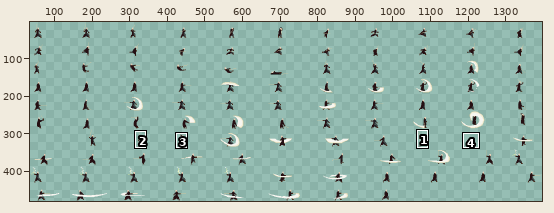
Two states of a sprite sheet, GameData/Sprites/playerSpritesheet.png. The first picture is a wide view before the edit; the outline marks the close-up.
Close-up. Old version:
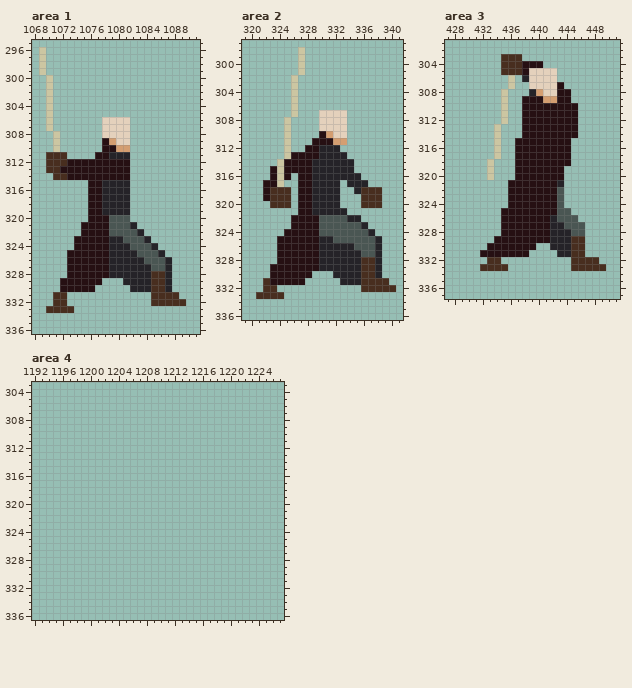
The file is 1408x480 pixels. Shown: area 1: x 1068..1091, y 295..336; area 2: x 319..341, y 297..336; area 3: x 427..451, y 301..337; area 4: x 1192..1227, y 303..336. The old version is drawn lined up with the new one. The wide view leaves out empty margins. The commit also changed other parts of the picture, which this record leaves out.
The result:
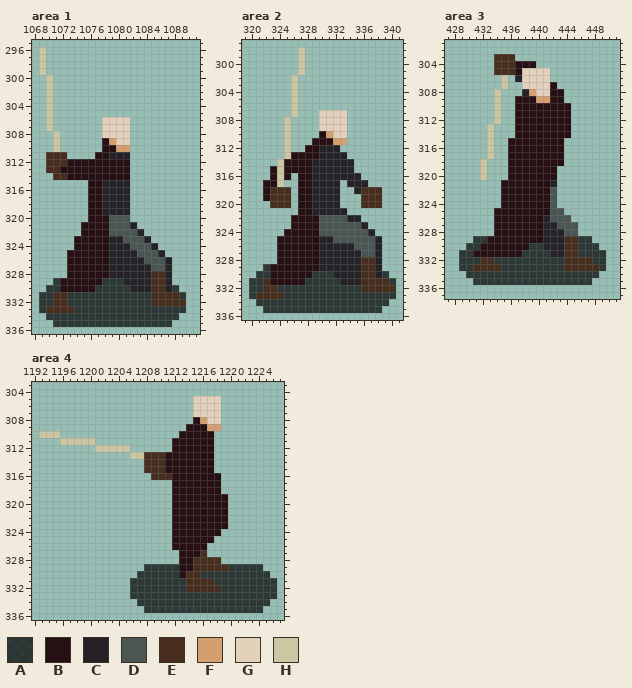
Palette (. is transparent): A #000000b3  B #261013  C #252328  D #4a5653  E #482e1f  F #d49e71  G #e4d1bc  H #ccc6a2
The exact change:
drawings rearranged on the sheet (the old picture shows each at its new place; 3 dropped ones are not shown)
Area 1:
y 329: x 1071 . -> A; x 1078..1080 ... -> AAA
y 330: x 1070..1071 .. -> AA; x 1077..1081 ..... -> AAAAA; x 1088 . -> A
y 331: x 1069..1070 .. -> AA; x 1073..1084 ............ -> AAAAAAAAAAAA; x 1089 . -> A
y 332: x 1069..1070 .. -> AA; x 1073..1084 ............ -> AAAAAAAAAAAA
y 333: x 1069 . -> A; x 1074..1089 ................ -> AAAAAAAAAAAAAAAA
y 334: x 1070..1088 ................... -> AAAAAAAAAAAAAAAAAAA
y 335: x 1071..1087 ................. -> AAAAAAAAAAAAAAAAA
Area 2:
y 329: x 322 . -> A
y 330: x 321..322 .. -> AA; x 329..331 ... -> AAA; x 339 . -> A
y 331: x 320..321 .. -> AA; x 328..332 ..... -> AAAAA; x 340 . -> A
y 332: x 320..321 .. -> AA; x 324..335 ............ -> AAAAAAAAAAAA
y 333: x 320 . -> A; x 325..340 ................ -> AAAAAAAAAAAAAAAA
y 334: x 321..339 ................... -> AAAAAAAAAAAAAAAAAAA
y 335: x 322..338 ................. -> AAAAAAAAAAAAAAAAA
Area 3:
y 303: x 434 . -> E; x 437 E -> .
y 304: x 434 . -> E; x 437 E -> B; x 440 B -> .
y 305: x 434 . -> E; x 437..438 EB -> BG; x 442 G -> .
y 306: x 435..438 .H.C -> H.CG; x 442 G -> .
y 307: x 435..436 .H -> H.; x 438 . -> G; x 442..443 GB -> B.
y 308: x 434..435 .H -> H.; x 438..440 .CF -> CFG; x 442 G -> B; x 444 B -> .
y 309: x 434..435 .H -> H.; x 437 . -> B; x 440 B -> F; x 442 F -> B; x 444 B -> .
y 310..312: x 434..435 .H -> H.; x 437 . -> B; x 445 B -> .
y 313..314: x 433..434 .H -> H.; x 437 . -> B; x 445 B -> .
y 315..317: x 433..434 .H -> H.; x 436 . -> B; x 444 B -> .
y 318: x 432..433 .H -> H.; x 436 . -> B; x 444 B -> .
y 319..320: x 432..433 .H -> H.; x 436 . -> B; x 443 B -> .
y 321: x 435 . -> B; x 442..443 BC -> C.
y 322..324: x 435 . -> B; x 442..443 BD -> D.
y 325: x 434 . -> B; x 442 B -> D; x 444 D -> .
y 326: x 434 . -> B; x 441..442 BC -> CD; x 445 D -> .
y 327: x 434 . -> B; x 441 B -> C; x 443 C -> D; x 446 D -> .
y 328: x 434 . -> B; x 441 B -> C; x 444 C -> D; x 446 D -> .
y 329: x 431..433 ... -> AAB; x 441 B -> C; x 444 C -> E; x 446..447 E. -> AA
y 330: x 430..432 ... -> AAB; x 439..441 B.. -> AAC; x 444 C -> E; x 446..448 E.. -> AAA
y 331: x 429..431 ... -> AAB; x 438..442 B.... -> AAAAC; x 444 C -> E; x 446..449 E... -> AAAA
y 332: x 429..432 .... -> AAAE; x 434..444 E.......... -> AAAAAAAAAAE; x 448..449 E. -> AA
y 333: x 429..431 ... -> AAE; x 435..444 E......... -> AAAAAAAAAE; x 449 E -> A
y 334: x 430..448 ................... -> AAAAAAAAAAAAAAAAAAA
y 335: x 431..447 ................. -> AAAAAAAAAAAAAAAAA
Area 4:
y 305..307: x 1215..1218 .... -> GGGG
y 308: x 1215..1218 .... -> BFGG
y 309: x 1214..1218 ..... -> BBBFF
y 310: x 1193..1195 ... -> HHH; x 1213..1217 ..... -> BBBBB
y 311: x 1196..1200 ..... -> HHHHH; x 1212..1217 ...... -> BBBBBB
y 312: x 1201..1205 ..... -> HHHHH; x 1212..1217 ...... -> BBBBBB
y 313: x 1206..1217 ............ -> HHEEEBBBBBBB
y 314..315: x 1208..1217 .......... -> EEEBBBBBBB
y 316: x 1209..1218 .......... -> EEEBBBBBBB
y 317..318: x 1212..1218 ....... -> BBBBBBB
y 319..323: x 1212..1219 ........ -> BBBBBBBB
y 324: x 1212..1218 ....... -> BBBBBBB
y 325: x 1212..1217 ...... -> BBBBBB
y 326: x 1212..1216 ..... -> BBBBB
y 327: x 1213..1216 .... -> BBBE
y 328: x 1213..1218 ...... -> BBEEEE
y 329: x 1208..1224 ................. -> AAAAABBEEEEEAAAAA
y 330: x 1207..1225 ................... -> AAAAAABEEAAAAAAAAAA
y 331: x 1206..1226 ..................... -> AAAAAAAAEEEEAAAAAAAAA
y 332: x 1206..1226 ..................... -> AAAAAAAAEEEEEAAAAAAAA
y 333: x 1206..1226 ..................... -> AAAAAAAAAAAAAAAAAAAAA
y 334: x 1207..1225 ................... -> AAAAAAAAAAAAAAAAAAA
y 335: x 1208..1224 ................. -> AAAAAAAAAAAAAAAAA
Boxes around the changes in both close-ups, in picture pixels (x1, y1, x2, y2):
added: (39, 278, 186, 327)
added: (249, 264, 396, 313)
changed: (459, 54, 606, 285)
added: (39, 396, 277, 613)
